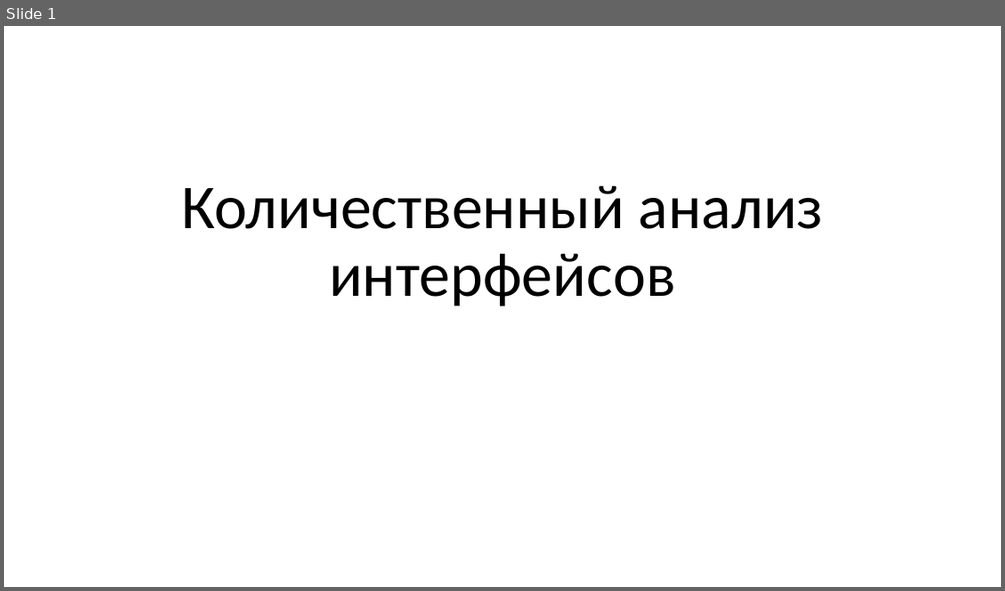
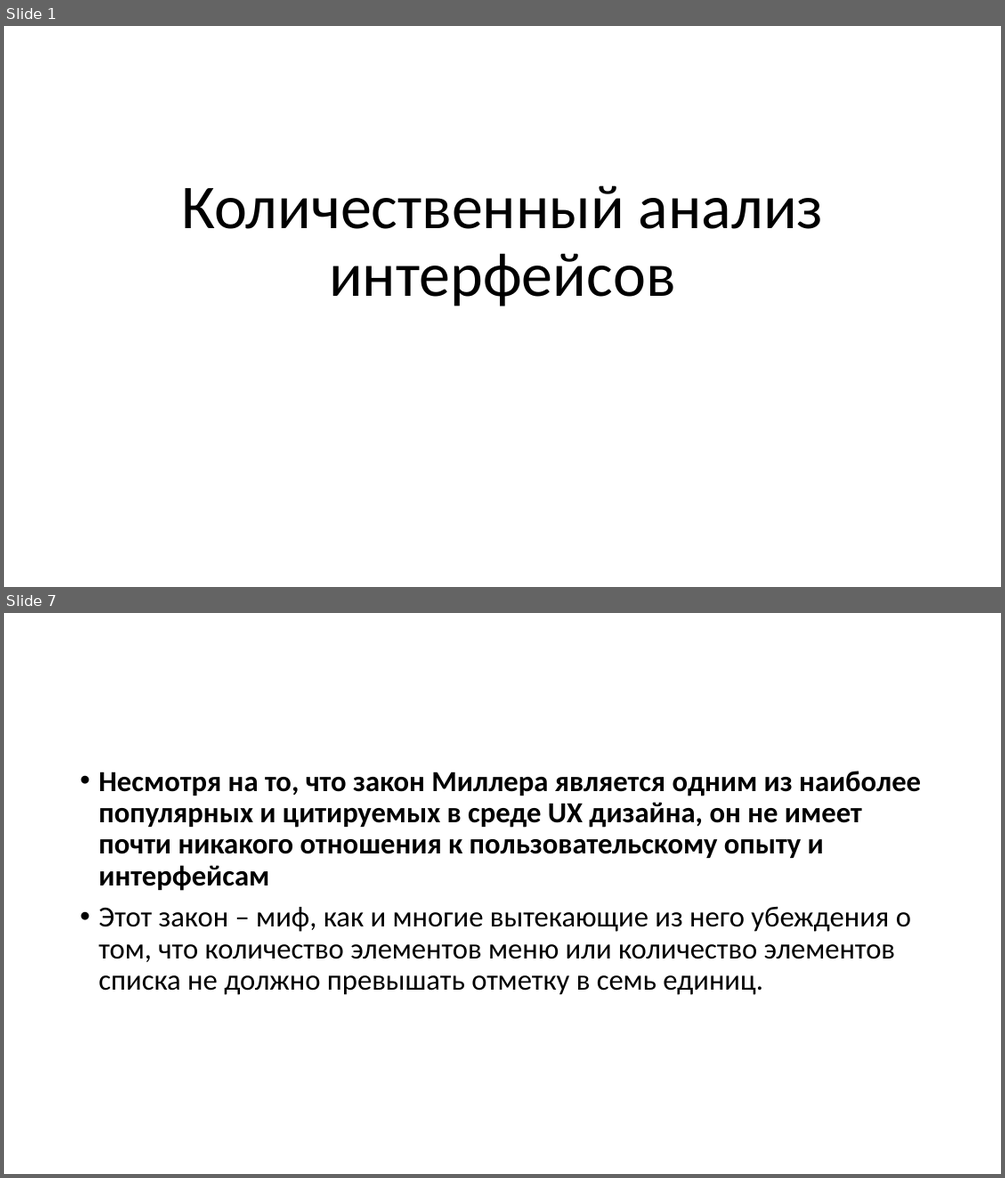
Before and after one commit to naumovda/ux, a slide deck: slides/ux-slides-11.pptx. Shown one above the other, each under a label of ours: slide 1 before the commit, slides 1 and 7 after it; the slides between them are not shown. The pictures are 1005x591 and 1005x1178 pixels, drawn with LibreOffice and Linux fonts; fonts in the diff are those of the drawing. Boxes give left, top, right and bottom in pixels: in the first picture for what was removed or moved away, otherwise in the second. Text is boxed around its words. In the diff, an @@ line names an element or a change of style, - is before the commit and + after.

```diff
--- a/slides/ux-slides-11.pptx
+++ b/slides/ux-slides-11.pptx
@@ slide 7 added at [4, 613, 1001, 1174], background #FFFFFF @@
@@ text added at [98, 771, 921, 995], 28 pt, text #000000, bold @@
+• Несмотря на то, что закон Миллера является одним из наиболее популярных и цитируемых в среде UX дизайна, он не имеет почти никакого отношения к пользовательскому опыту и интерфейсам
+• Этот закон – миф, как и многие вытекающие из него убеждения о том, что количество элементов меню или количество элементов списка не должно превышать отметку в семь единиц.
```
Also in this commit, not shown: 5 slides changed, 41 other slides added, 7 other files.
